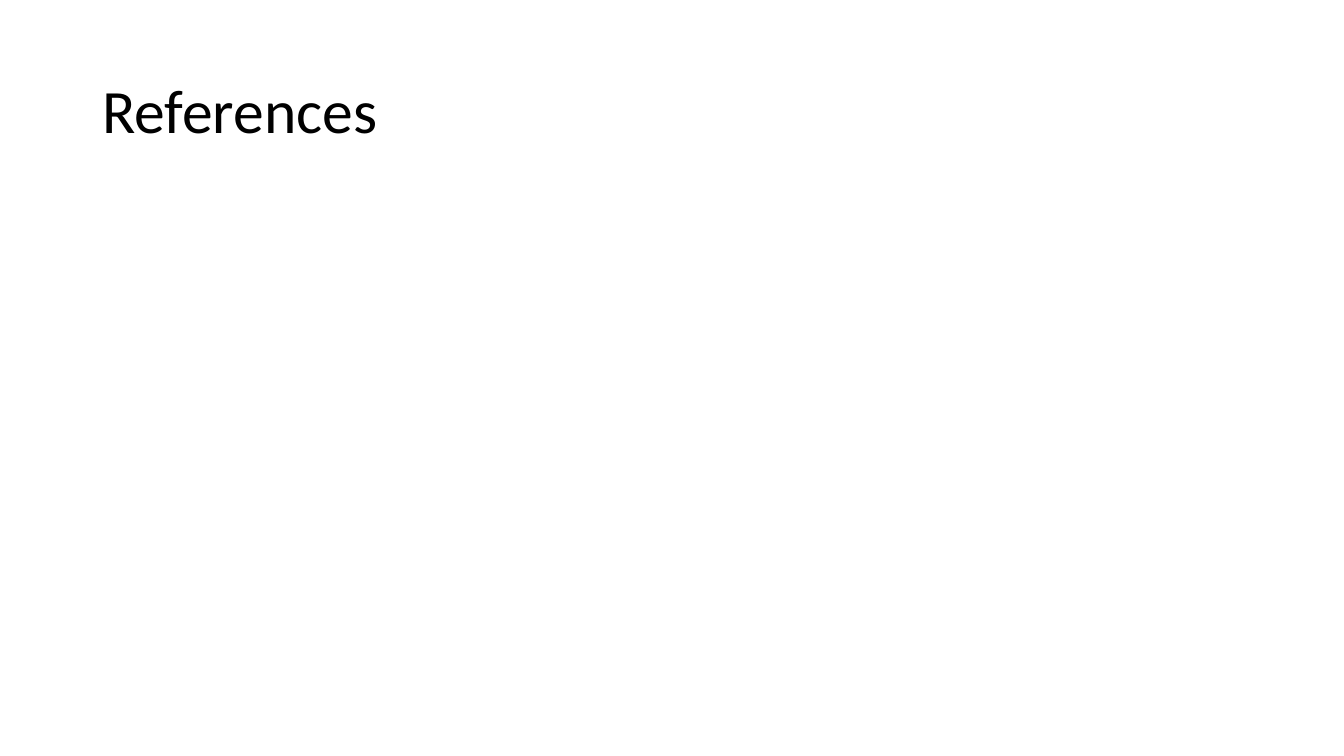
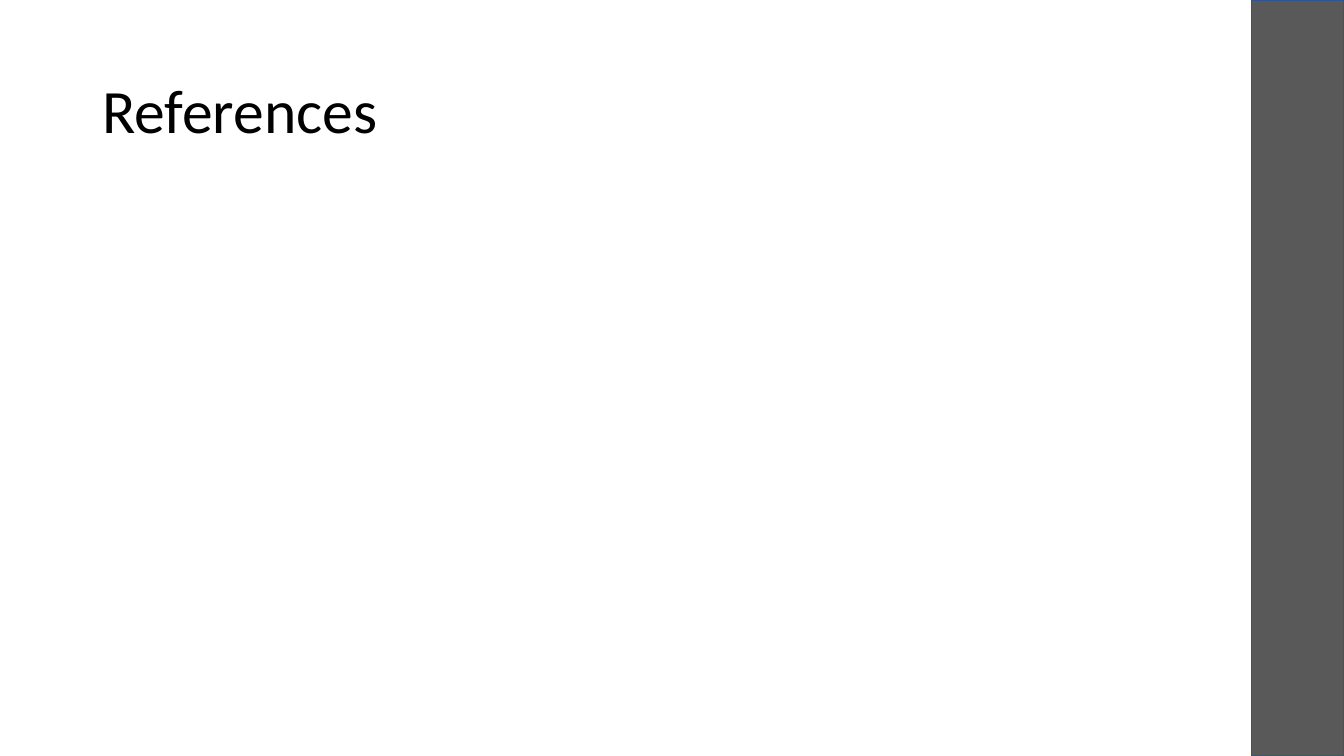
Before and after one commit to laksannathan/Biopython, a slide deck: slide 8 of humans_demo/Humans.pptx (slide 5 before the commit). Drawn at 1344x756 pixels with LibreOffice and Linux fonts; fonts in the diff are those of the drawing. Boxes give left, top, right and bottom in pixels: in the first picture for what was removed or moved away, otherwise in the second. Text is boxed around its words. In the diff, an @@ line names an element or a change of style, - is before the commit and + after.

```diff
--- a/humans_demo/Humans.pptx
+++ b/humans_demo/Humans.pptx
@@ rectangle added at (x1=1252, y1=0, x2=1344, y2=756), fill #595959, outline #325491 1 pt @@
```
Also in this commit, not shown: 5 other slides changed, 3 slides added, 1 other file.
